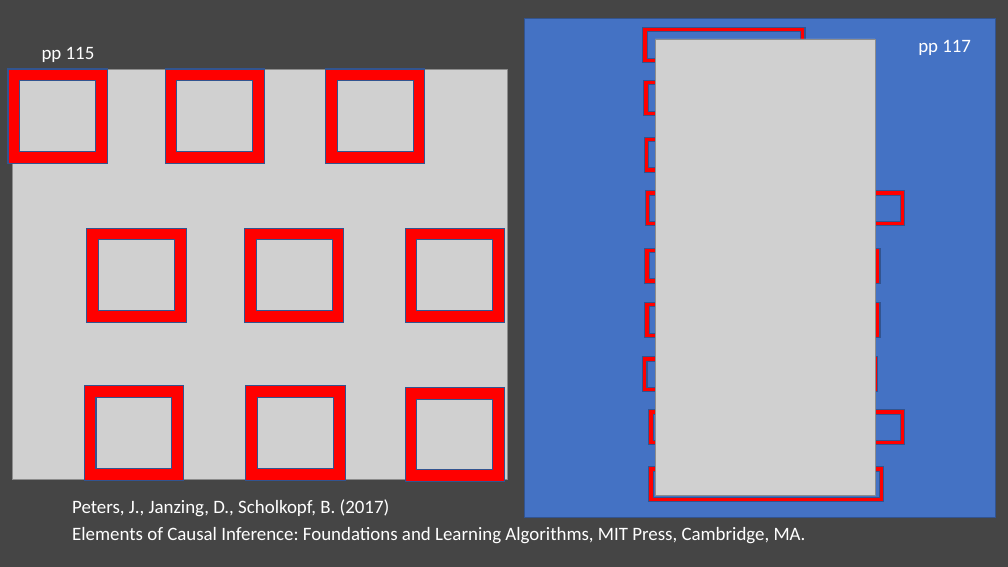
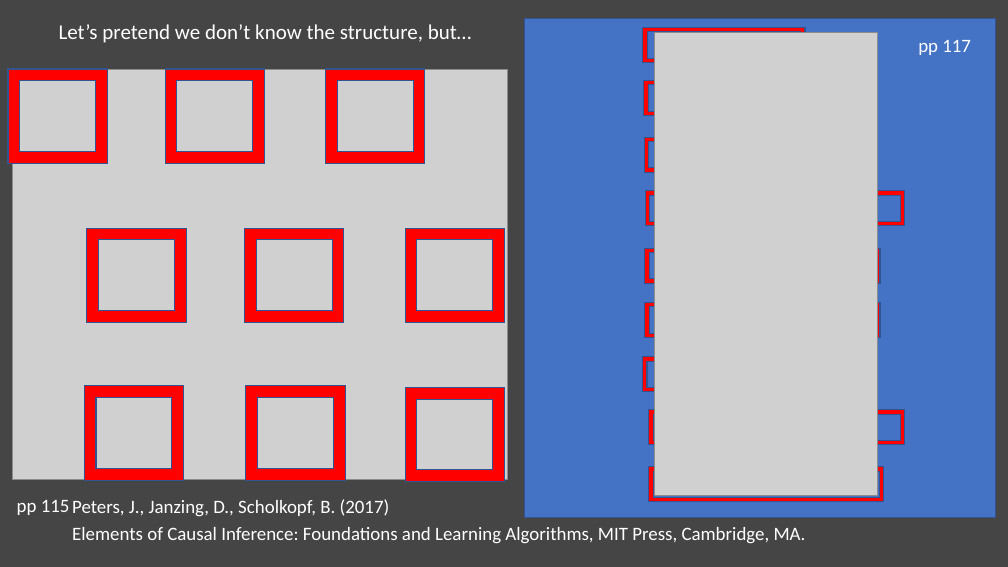
Before and after one commit to matthewvowels1/regression_pitfalls, a slide deck: slide 6 of pitfalls_with_regression.pptx. Drawn at 1008x567 pixels with LibreOffice and Linux fonts; fonts in the diff are those of the drawing; grey boxes stand for pictures. Boxes give left, top, right and bottom in pixels: in the first picture for what was removed or moved away, otherwise in the second. Text is boxed around its words. In the diff, an @@ line names an element or a change of style, - is before the commit and + after.

Commit message:
v2

```diff
--- a/pitfalls_with_regression.pptx
+++ b/pitfalls_with_regression.pptx
@@ text added at (59, 24, 472, 43), 20 pt, text #FFFFFF @@
+Let’s pretend we don’t know the structure, but…
@@ picture: place and size @@
-picture at (656, 39, 875, 495)
+picture at (655, 33, 878, 495)
@@ text "pp 115": place and size @@
-text "pp 115" at (42, 47, 95, 62)
+text "pp 115" at (17, 500, 70, 515)
```
Also in this commit, not shown: 4 other slides changed.
